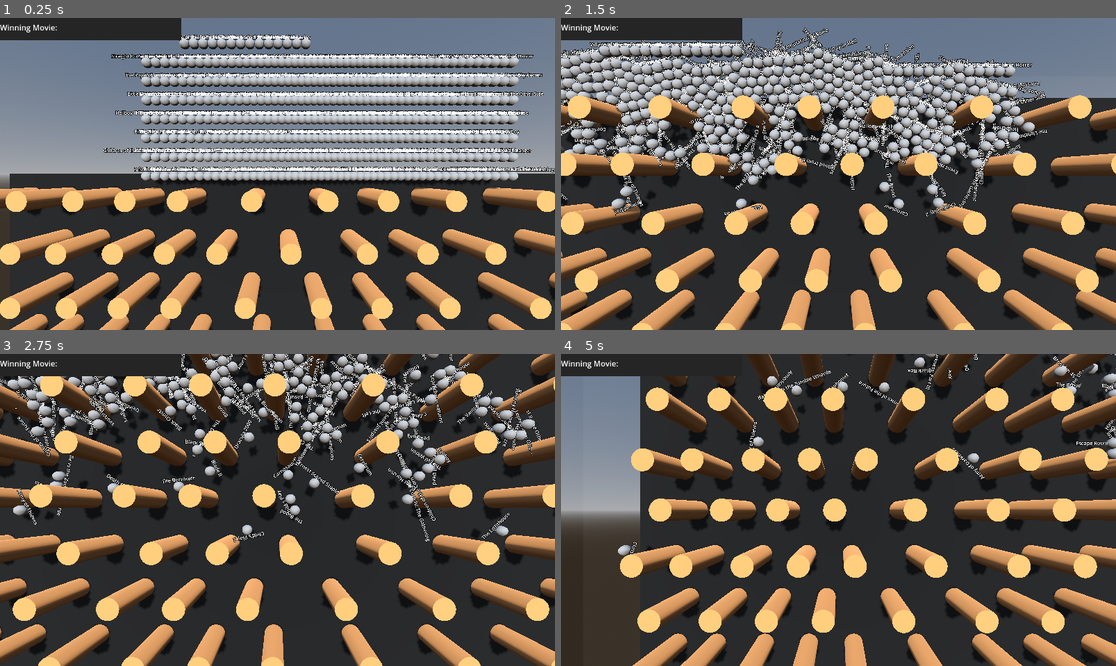
Above: before the commit, frames 1-4 (two rows, left to right).
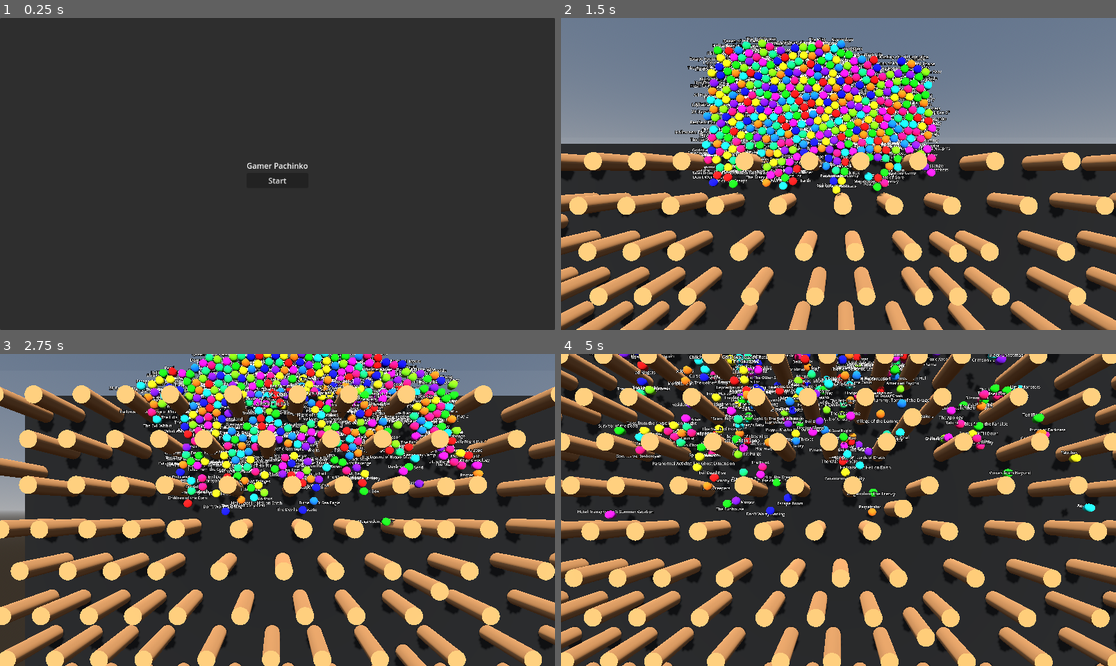
Above: after the commit, the same moments.

Repository: tylercchase/pachinko_movie_selector
Game: Godot game, scene res://src/maihn.tscn
The game is run twice, just before and just after one commit, with the same random seed, the same clock (stepped at 60 frames per second) and the same inputs. Before the commit the project starts from res://src/main.tscn.
Inputs (mouse positions are in pixels of both pictures, inside the frame that each line leads up to):
- Up to frame 1 (0.25 s): no input
- Up to frame 2 (1.5 s): click (838, 180) at 0.5 s, where only the run after the commit has a clickable "Start"; move the mouse to (960, 158) at 1.27 s; hold D from 1.28 s (still down); hold E from 1.28 s (still down); click (960, 158) at 1.42 s
- Up to frame 3 (2.75 s): move the mouse to (166, 525) at 2.02 s; release D at 2.03 s; release E at 2.03 s; hold S from 2.03 s (still down); tap Q at 2.1 s
- Up to frame 4 (5 s): move the mouse to (894, 441) at 2.77 s; release S at 2.78 s; hold D 2.78-3.53 s; hold Shift 2.78-3.53 s; move the mouse to (810, 572) at 3.52 s; hold W 3.53-4.28 s; tap E at 3.6 s; click (810, 572) at 3.67 s; move the mouse to (1005, 556) at 4.27 s; hold A from 4.28 s (still down); hold Q from 4.28 s (still down)

The runs differ from the first frame. In frame 1, 66% of the frame differs, in the area x 0-100%, y 0-100%; in frame 2, 65%; in frame 3, 65%; in frame 4, 64%.

Commit message:
feat: colors, start menu

Diff:
--- a/project.godot
+++ b/project.godot
@@ -11,6 +11,6 @@
 [application]
 
 config/name="epic_gamer_pachinko"
-run/main_scene="res://src/main.tscn"
+run/main_scene="res://src/maihn.tscn"
 config/features=PackedStringArray("4.2", "Forward Plus")
 config/icon="res://icon.svg"
--- a/src/FollowCamera.gd
+++ b/src/FollowCamera.gd
@@ -12,7 +12,7 @@
 	if not current_ball:
 		return
 	var tween = create_tween()
-	tween.tween_property(self, "global_position", current_ball.global_position + Vector3(0.0,0.0,20.0), 0.5)
+	tween.tween_property(self, "global_position", current_ball.global_position + Vector3(0.0,0.0,25.0), 0.5)
 
 func _on_first_ball_changed(ball):
 	current_ball = ball
--- /dev/null
+++ b/src/MainMenu.gd
@@ -0,0 +1,13 @@
+extends Control
+
+
+# Called when the node enters the scene tree for the first time.
+func _ready():
+	%StartButton.pressed.connect(on_start_pressed)
+	pass # Replace with function body.
+
+func on_start_pressed():
+	get_tree().change_scene_to_file("res://src/main.tscn")
+
+func _process(delta):
+	pass
--- a/src/MovieBallManager.gd
+++ b/src/MovieBallManager.gd
@@ -7,6 +7,7 @@
 signal first_ball_changed
 
 var movie_balls = []
+var movie_names = []
 var lowest_ball = null
 
 func _ready():
@@ -14,12 +15,15 @@
 	var counter = 0
 	while not file.eof_reached():
 		var line = file.get_line()
+		movie_names.push_back(line)
+	movie_names.shuffle()
+	for movie in movie_names:
 		var new_ball = movie_ball_scene.instantiate()
-		new_ball.movie_name = line
+		new_ball.movie_name = movie
 		add_child(new_ball)
-		var spacing = counter % 50 * 0.5
+		var spacing = counter % 50 * 0.5 + (randf() * 2.0 - 1.0)
 		var row = floor(counter / 50)
-		new_ball.global_position = Vector3(-25 + spacing, 50 + row * 2, -2.5)
+		new_ball.global_position = Vector3(-25 + spacing, 50 + row * 2 + (randf() * 2.0 - 1.0), -2.5)
 		counter += 1
 		movie_balls.push_back(new_ball)
 
--- a/src/UI.gd
+++ b/src/UI.gd
@@ -7,8 +7,10 @@
 # Called when the node enters the scene tree for the first time.
 func _ready():
 	finish_area.movie_selected.connect(_on_movie_selected)
+	visible = false
 
 func _on_movie_selected(movie_name):
+	visible = true
 	if movie_selected:
 		return
 	%MovieNameLabel.text = movie_name
--- a/src/ball/ball.gd
+++ b/src/ball/ball.gd
@@ -5,4 +5,9 @@
 
 
 func _ready():
+	var material = $MeshInstance3D.get_surface_override_material(0)
+	material.albedo_color =  Color.from_hsv((randi() % 12) / 12.0, 1, 1)
+	material = material.duplicate()
+	$MeshInstance3D.set_surface_override_material(0, material)
 	%MovieLabel.text = movie_name
+	#Color.from_hsv((randi() % 12) / 12.0, 1, 1)
--- a/src/ball/ball.tscn
+++ b/src/ball/ball.tscn
@@ -1,10 +1,12 @@
-[gd_scene load_steps=4 format=3 uid="uid://dqghiqmnwecp8"]
+[gd_scene load_steps=5 format=3 uid="uid://dqghiqmnwecp8"]
 
 [ext_resource type="Script" path="res://src/ball/ball.gd" id="1_ow4p6"]
 
 [sub_resource type="SphereShape3D" id="SphereShape3D_vvl23"]
 
-[sub_resource type="SphereMesh" id="SphereMesh_l4vur"]
+[sub_resource type="SphereMesh" id="SphereMesh_mrj0t"]
+
+[sub_resource type="StandardMaterial3D" id="StandardMaterial3D_ctir7"]
 
 [node name="Ball" type="RigidBody3D"]
 script = ExtResource("1_ow4p6")
@@ -13,12 +15,16 @@
 shape = SubResource("SphereShape3D_vvl23")
 
 [node name="MeshInstance3D" type="MeshInstance3D" parent="."]
-mesh = SubResource("SphereMesh_l4vur")
+mesh = SubResource("SphereMesh_mrj0t")
+surface_material_override/0 = SubResource("StandardMaterial3D_ctir7")
 
 [node name="Node3D" type="Node3D" parent="."]
 
 [node name="MovieLabel" type="Label3D" parent="Node3D"]
 unique_name_in_owner = true
 transform = Transform3D(1, 0, 0, 0, 1, 0, 0, 0, 1, 0, 0.720266, 0)
+layers = 3
+sorting_offset = 100000.0
 pixel_size = 0.0155
+billboard = 1
 text = "Test"
--- /dev/null
+++ b/src/maihn.tscn
@@ -0,0 +1,40 @@
+[gd_scene load_steps=2 format=3 uid="uid://b310fxsvhxs15"]
+
+[ext_resource type="Script" path="res://src/MainMenu.gd" id="1_05ynv"]
+
+[node name="Maihn" type="Control"]
+layout_mode = 3
+anchors_preset = 15
+anchor_right = 1.0
+anchor_bottom = 1.0
+grow_horizontal = 2
+grow_vertical = 2
+script = ExtResource("1_05ynv")
+
+[node name="Panel" type="Panel" parent="."]
+layout_mode = 1
+anchors_preset = 15
+anchor_right = 1.0
+anchor_bottom = 1.0
+grow_horizontal = 2
+grow_vertical = 2
+
+[node name="CenterContainer" type="CenterContainer" parent="."]
+layout_mode = 1
+anchors_preset = 15
+anchor_right = 1.0
+anchor_bottom = 1.0
+grow_horizontal = 2
+grow_vertical = 2
+
+[node name="VBoxContainer" type="VBoxContainer" parent="CenterContainer"]
+layout_mode = 2
+
+[node name="Label" type="Label" parent="CenterContainer/VBoxContainer"]
+layout_mode = 2
+text = "Gamer Pachinko"
+
+[node name="StartButton" type="Button" parent="CenterContainer/VBoxContainer"]
+unique_name_in_owner = true
+layout_mode = 2
+text = "Start"
--- a/src/main.tscn
+++ b/src/main.tscn
@@ -45,6 +45,14 @@
 
 [sub_resource type="StyleBoxFlat" id="StyleBoxFlat_yc73p"]
 bg_color = Color(0.145098, 0.145098, 0.145098, 1)
+
+[sub_resource type="StandardMaterial3D" id="StandardMaterial3D_w6r0g"]
+transparency = 1
+albedo_color = Color(1, 0.247059, 0.298039, 0.207843)
+
+[sub_resource type="BoxMesh" id="BoxMesh_ecml1"]
+material = SubResource("StandardMaterial3D_w6r0g")
+size = Vector3(100.485, 1.815, 11.56)
 
 [node name="Node3D" type="Node3D"]
 
@@ -120,8 +128,8 @@
 
 [node name="Panel" type="Panel" parent="UI"]
 layout_mode = 0
-offset_right = 376.0
-offset_bottom = 46.0
+offset_right = 1154.0
+offset_bottom = 162.0
 theme_override_styles/panel = SubResource("StyleBoxFlat_yc73p")
 
 [node name="HBoxContainer" type="HBoxContainer" parent="UI"]
@@ -131,11 +139,13 @@
 
 [node name="Label" type="Label" parent="UI/HBoxContainer"]
 layout_mode = 2
+theme_override_font_sizes/font_size = 26
 text = "Winning Movie: "
 
 [node name="MovieNameLabel" type="Label" parent="UI/HBoxContainer"]
 unique_name_in_owner = true
 layout_mode = 2
+theme_override_font_sizes/font_size = 121
 
 [node name="Node3D" type="Node3D" parent="."]
 
@@ -268,6 +278,21 @@
 [node name="Peg45" parent="Node3D" instance=ExtResource("3_83c1e")]
 transform = Transform3D(1, 0, 0, 0, 1, 0, 0, 0, 1, 45.1323, 37.321, -2.5)
 
+[node name="Peg61" parent="Node3D" instance=ExtResource("3_83c1e")]
+transform = Transform3D(1, 0, 0, 0, 1, 0, 0, 0, 1, 48.2334, 42.3243, -2.5)
+
+[node name="Peg91" parent="Node3D" instance=ExtResource("3_83c1e")]
+transform = Transform3D(1, 0, 0, 0, 1, 0, 0, 0, 1, 48.2334, 16.9937, -2.5)
+
+[node name="Peg106" parent="Node3D" instance=ExtResource("3_83c1e")]
+transform = Transform3D(1, 0, 0, 0, 1, 0, 0, 0, 1, 48.2334, 8.58154, -2.5)
+
+[node name="Peg135" parent="Node3D" instance=ExtResource("3_83c1e")]
+transform = Transform3D(1, 0, 0, 0, 1, 0, 0, 0, 1, -47.8812, 12.3532, -2.5)
+
+[node name="Peg136" parent="Node3D" instance=ExtResource("3_83c1e")]
+transform = Transform3D(1, 0, 0, 0, 1, 0, 0, 0, 1, -47.8812, 39.5457, -2.5)
+
 [node name="Peg46" parent="Node3D" instance=ExtResource("3_83c1e")]
 transform = Transform3D(1, 0, 0, 0, 1, 0, 0, 0, 1, -46.5135, 32.3929, -2.5)
 
@@ -295,6 +320,12 @@
 [node name="Peg54" parent="Node3D" instance=ExtResource("3_83c1e")]
 transform = Transform3D(1, 0, 0, 0, 1, 0, 0, 0, 1, -0.905549, 32.3929, -2.5)
 
+[node name="Peg287" parent="Node3D" instance=ExtResource("3_83c1e")]
+transform = Transform3D(1, 0, 0, 0, 1, 0, 0, 0, 1, 2.85022, 32.3929, -2.5)
+
+[node name="Peg288" parent="Node3D" instance=ExtResource("3_83c1e")]
+transform = Transform3D(1, 0, 0, 0, 1, 0, 0, 0, 1, 2.85022, 37.1759, -2.5)
+
 [node name="Peg55" parent="Node3D" instance=ExtResource("3_83c1e")]
 transform = Transform3D(1, 0, 0, 0, 1, 0, 0, 0, 1, 7.60111, 32.3929, -2.5)
 
@@ -382,6 +413,9 @@
 [node name="Peg84" parent="Node3D" instance=ExtResource("3_83c1e")]
 transform = Transform3D(1, 0, 0, 0, 1, 0, 0, 0, 1, -0.721138, 22.7988, -2.5)
 
+[node name="Peg289" parent="Node3D" instance=ExtResource("3_83c1e")]
+transform = Transform3D(1, 0, 0, 0, 1, 0, 0, 0, 1, 2.13084, 25.5242, -2.5)
+
 [node name="Peg85" parent="Node3D" instance=ExtResource("3_83c1e")]
 transform = Transform3D(1, 0, 0, 0, 1, 0, 0, 0, 1, 7.78552, 22.7988, -2.5)
 
@@ -511,6 +545,9 @@
 [node name="Peg129" parent="Node3D" instance=ExtResource("3_83c1e")]
 transform = Transform3D(0.999996, 0, -0.00298451, 0, 1, 0, 0.00298451, 0, 0.999996, 0.572293, 7.71293, -2.49051)
 
+[node name="Peg166" parent="Node3D" instance=ExtResource("3_83c1e")]
+transform = Transform3D(0.999996, 0, -0.00298451, 0, 1, 0, 0.00298451, 0, 0.999996, 1.09867, 15.4158, -2.44867)
+
 [node name="Peg130" parent="Node3D" instance=ExtResource("3_83c1e")]
 transform = Transform3D(0.999996, 0, -0.00298451, 0, 1, 0, 0.00298451, 0, 0.999996, 9.07891, 7.71293, -2.46512)
 
@@ -682,8 +719,14 @@
 [node name="Peg189" parent="Node3D" instance=ExtResource("3_83c1e")]
 transform = Transform3D(0.999996, 0, -0.00298451, 0, 1, 0, 0.00298451, 0, 0.999996, -0.192231, -11.3261, -2.49051)
 
+[node name="Peg211" parent="Node3D" instance=ExtResource("3_83c1e")]
+transform = Transform3D(0.999996, 0, -0.00298451, 0, 1, 0, 0.00298451, 0, 0.999996, 4.58502, -11.3261, -2.49051)
+
+[node name="Peg241" parent="Node3D" instance=ExtResource("3_83c1e")]
+transform = Transform3D(0.999996, 0, -0.00298451, 0, 1, 0, 0.00298451, 0, 0.999996, 3.62421, 1.17003, -2.49051)
+
 [node name="Peg190" parent="Node3D" instance=ExtResource("3_83c1e")]
-transform = Transform3D(0.999996, 0, -0.00298451, 0, 1, 0, 0.00298451, 0, 0.999996, 8.31439, -11.3261, -2.46512)
+transform = Transform3D(0.999996, 0, -0.00298451, 0, 1, 0, 0.00298451, 0, 0.999996, 10.3906, -11.3261, -2.46512)
 
 [node name="Peg191" parent="Node3D" instance=ExtResource("3_83c1e")]
 transform = Transform3D(0.999996, 0, -0.00298451, 0, 1, 0, 0.00298451, 0, 0.999996, 16.7631, -11.3261, -2.4399)
@@ -760,6 +803,9 @@
 [node name="Peg216" parent="Node3D" instance=ExtResource("3_83c1e")]
 transform = Transform3D(0.999996, 0, -0.00298451, 0, 1, 0, 0.00298451, 0, 0.999996, -22.3393, -21.5279, -2.54788)
 
+[node name="Peg286" parent="Node3D" instance=ExtResource("3_83c1e")]
+transform = Transform3D(0.999996, 0, -0.00298451, 0, 1, 0, 0.00298451, 0, 0.999996, -22.3393, -13.8824, -2.54788)
+
 [node name="Peg217" parent="Node3D" instance=ExtResource("3_83c1e")]
 transform = Transform3D(0.999996, 0, -0.00298451, 0, 1, 0, 0.00298451, 0, 0.999996, -15.1755, -21.5279, -2.52649)
 
@@ -923,7 +969,7 @@
 transform = Transform3D(0.999996, 0, -0.00298451, 0, 1, 0, 0.00298451, 0, 0.999996, -48.0387, -41.9438, -2.62662)
 
 [node name="Peg272" parent="Node3D" instance=ExtResource("3_83c1e")]
-transform = Transform3D(0.999996, 0, -0.00298451, 0, 1, 0, 0.00298451, 0, 0.999996, -43.7349, -41.9438, -2.61378)
+transform = Transform3D(0.999996, 0, -0.00298451, 0, 1, 0, 0.00298451, 0, 0.999996, -43.7349, -42.7109, -2.61378)
 
 [node name="Peg273" parent="Node3D" instance=ExtResource("3_83c1e")]
 transform = Transform3D(0.999996, 0, -0.00298451, 0, 1, 0, 0.00298451, 0, 0.999996, -38.4197, -41.9438, -2.59792)
@@ -937,29 +983,57 @@
 [node name="Peg276" parent="Node3D" instance=ExtResource("3_83c1e")]
 transform = Transform3D(0.999996, 0, -0.00298451, 0, 1, 0, 0.00298451, 0, 0.999996, -21.6529, -41.9438, -2.54788)
 
+[node name="Peg290" parent="Node3D" instance=ExtResource("3_83c1e")]
+transform = Transform3D(0.999996, 0, -0.00298451, 0, 1, 0, 0.00298451, 0, 0.999996, -18.0167, -41.9438, -2.54788)
+
+[node name="Peg291" parent="Node3D" instance=ExtResource("3_83c1e")]
+transform = Transform3D(0.999996, 0, -0.00298451, 0, 1, 0, 0.00298451, 0, 0.999996, -24.9498, -43.6992, -2.54788)
+
+[node name="Peg292" parent="Node3D" instance=ExtResource("3_83c1e")]
+transform = Transform3D(0.999996, 0, -0.00298451, 0, 1, 0, 0.00298451, 0, 0.999996, 1.36452, -41.9438, -2.54788)
+
 [node name="Peg277" parent="Node3D" instance=ExtResource("3_83c1e")]
 transform = Transform3D(0.999996, 0, -0.00298451, 0, 1, 0, 0.00298451, 0, 0.999996, -14.489, -41.9438, -2.52649)
 
 [node name="Peg278" parent="Node3D" instance=ExtResource("3_83c1e")]
-transform = Transform3D(0.999996, 0, -0.00298451, 0, 1, 0, 0.00298451, 0, 0.999996, -8.80288, -41.9438, -2.50952)
+transform = Transform3D(0.999996, 0, -0.00298451, 0, 1, 0, 0.00298451, 0, 0.999996, -8.80288, -43.0208, -2.50952)
 
 [node name="Peg279" parent="Node3D" instance=ExtResource("3_83c1e")]
 transform = Transform3D(0.999996, 0, -0.00298451, 0, 1, 0, 0.00298451, 0, 0.999996, -2.43096, -41.9438, -2.49051)
 
+[node name="Peg293" parent="Node3D" instance=ExtResource("3_83c1e")]
+transform = Transform3D(0.999996, 0, -0.00298451, 0, 1, 0, 0.00298451, 0, 0.999996, -5.49985, -41.9438, -2.49051)
+
 [node name="Peg280" parent="Node3D" instance=ExtResource("3_83c1e")]
-transform = Transform3D(0.999996, 0, -0.00298451, 0, 1, 0, 0.00298451, 0, 0.999996, 6.07566, -41.9438, -2.46512)
+transform = Transform3D(0.999996, 0, -0.00298451, 0, 1, 0, 0.00298451, 0, 0.999996, 6.07566, -43.509, -2.46512)
+
+[node name="Peg294" parent="Node3D" instance=ExtResource("3_83c1e")]
+transform = Transform3D(0.999996, 0, -0.00298451, 0, 1, 0, 0.00298451, 0, 0.999996, 10.5799, -41.9438, -2.46512)
+
+[node name="Peg295" parent="Node3D" instance=ExtResource("3_83c1e")]
+transform = Transform3D(0.999996, 0, -0.00298451, 0, 1, 0, 0.00298451, 0, 0.999996, 18.7243, -41.9438, -2.46512)
+
+[node name="Peg296" parent="Node3D" instance=ExtResource("3_83c1e")]
+transform = Transform3D(0.999996, 0, -0.00298451, 0, 1, 0, 0.00298451, 0, 0.999996, 26.5518, -41.9438, -2.46512)
+
+[node name="Peg297" parent="Node3D" instance=ExtResource("3_83c1e")]
+transform = Transform3D(0.999996, 0, -0.00298451, 0, 1, 0, 0.00298451, 0, 0.999996, 33.7332, -41.9438, -2.46512)
 
 [node name="Peg281" parent="Node3D" instance=ExtResource("3_83c1e")]
 transform = Transform3D(0.999996, 0, -0.00298451, 0, 1, 0, 0.00298451, 0, 0.999996, 14.5244, -41.9438, -2.4399)
 
 [node name="Peg282" parent="Node3D" instance=ExtResource("3_83c1e")]
-transform = Transform3D(0.999996, 0, -0.00298451, 0, 1, 0, 0.00298451, 0, 0.999996, 22.5459, -41.9438, -2.41596)
+transform = Transform3D(0.999996, 0, -0.00298451, 0, 1, 0, 0.00298451, 0, 0.999996, 22.5459, -43.223, -2.41596)
 
 [node name="Peg283" parent="Node3D" instance=ExtResource("3_83c1e")]
 transform = Transform3D(0.999996, 0, -0.00298451, 0, 1, 0, 0.00298451, 0, 0.999996, 30.2203, -41.9438, -2.39306)
 
 [node name="Peg284" parent="Node3D" instance=ExtResource("3_83c1e")]
-transform = Transform3D(0.999996, 0, -0.00298451, 0, 1, 0, 0.00298451, 0, 0.999996, 37.3458, -41.9438, -2.37179)
+transform = Transform3D(0.999996, 0, -0.00298451, 0, 1, 0, 0.00298451, 0, 0.999996, 37.3458, -43.184, -2.37179)
 
 [node name="Peg285" parent="Node3D" instance=ExtResource("3_83c1e")]
 transform = Transform3D(0.999996, 0, -0.00298451, 0, 1, 0, 0.00298451, 0, 0.999996, 44.841, -41.9438, -2.34942)
+
+[node name="MeshInstance3D" type="MeshInstance3D" parent="."]
+transform = Transform3D(1, 0, 0, 0, 1, 0, 0, 0, 1, 0, -50.3403, -3.73806)
+mesh = SubResource("BoxMesh_ecml1")
Not shown, changed: movie_list.txt
Not shown: 1 places in src/main.tscn that only renumber resources
